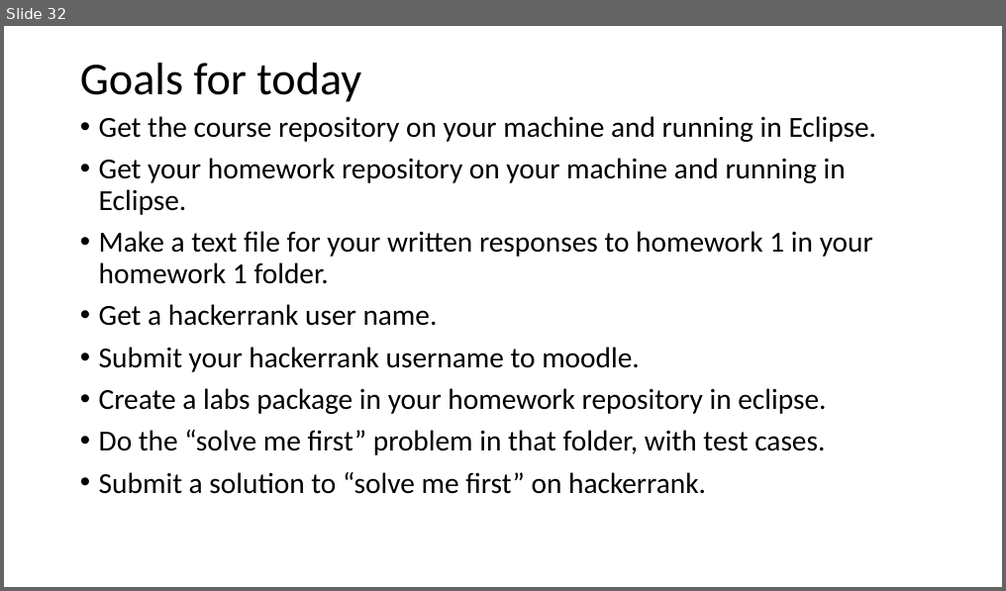
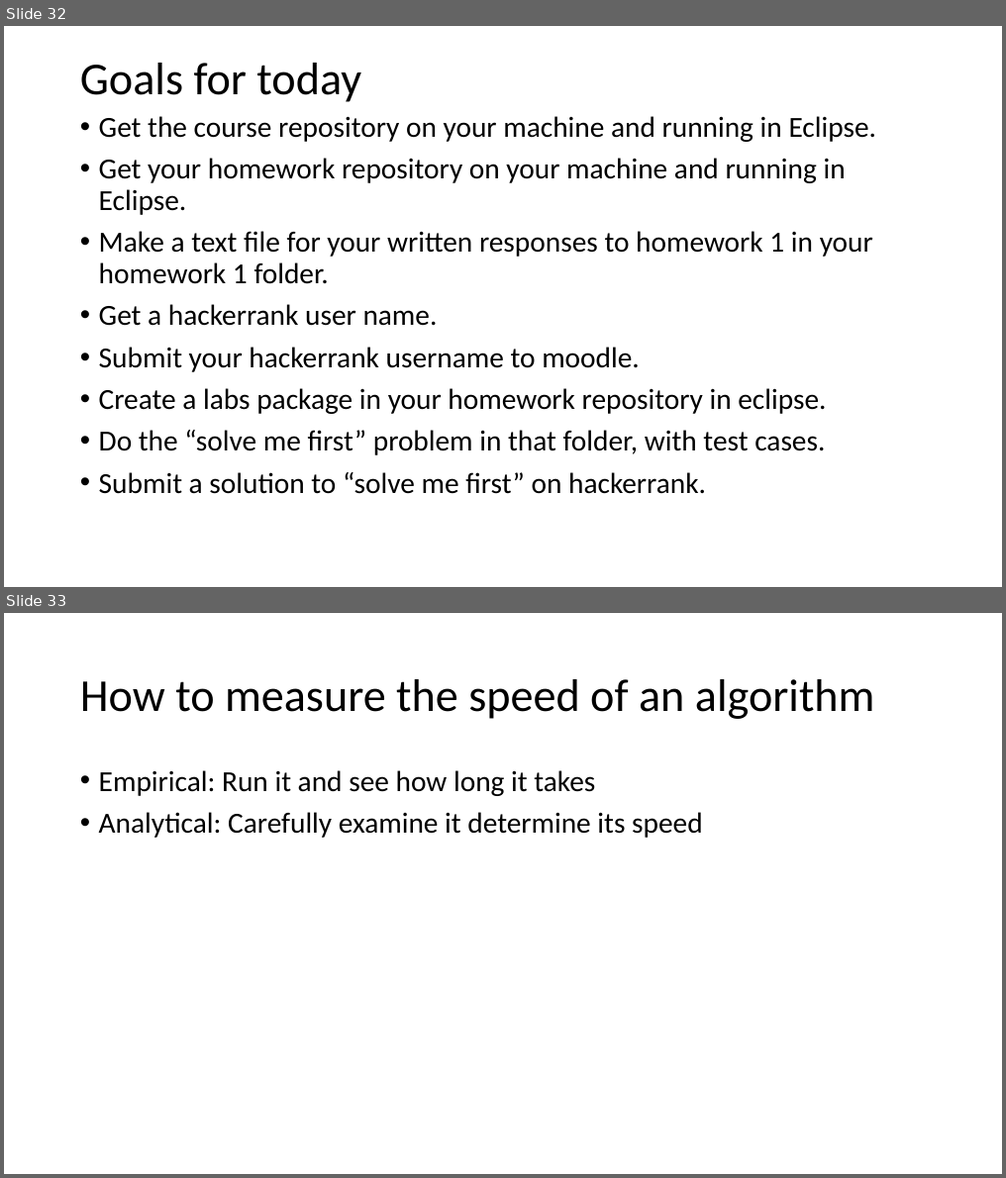
Before and after one commit to skalakm/232, a slide deck: notes.pptx. Shown one above the other, each under a label of ours: slide 32 before the commit, slides 32 and 33 after it. The pictures are 1006x591 and 1006x1178 pixels, drawn with LibreOffice and Linux fonts; fonts in the diff are those of the drawing. Boxes give left, top, right and bottom in pixels: in the first picture for what was removed or moved away, otherwise in the second. Text is boxed around its words. In the diff, an @@ line names an element or a change of style, - is before the commit and + after.

```diff
--- a/notes.pptx
+++ b/notes.pptx
@@ slide 33 added at (4,613,1002,1174), background #FFFFFF @@
@@ title added at (80,679,875,719), 44 pt, text #000000 @@
+How to measure the speed of an algorithm
@@ text added at (99,770,703,838), 28 pt, text #000000 @@
+• Empirical: Run it and see how long it takes
+• Analytical: Carefully examine it determine its speed
```
Also in this commit, not shown: 9 other slides added, 1 other file.
